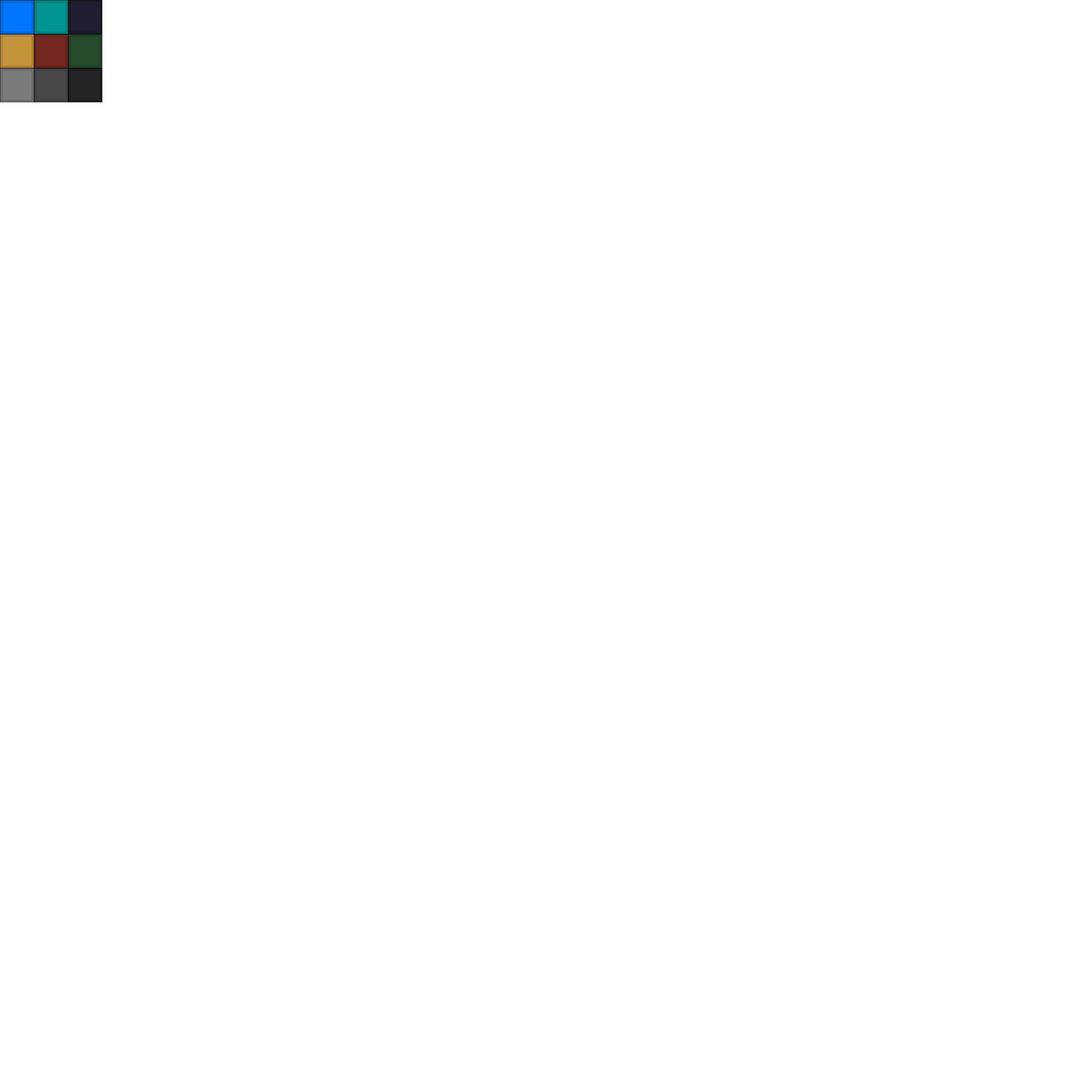
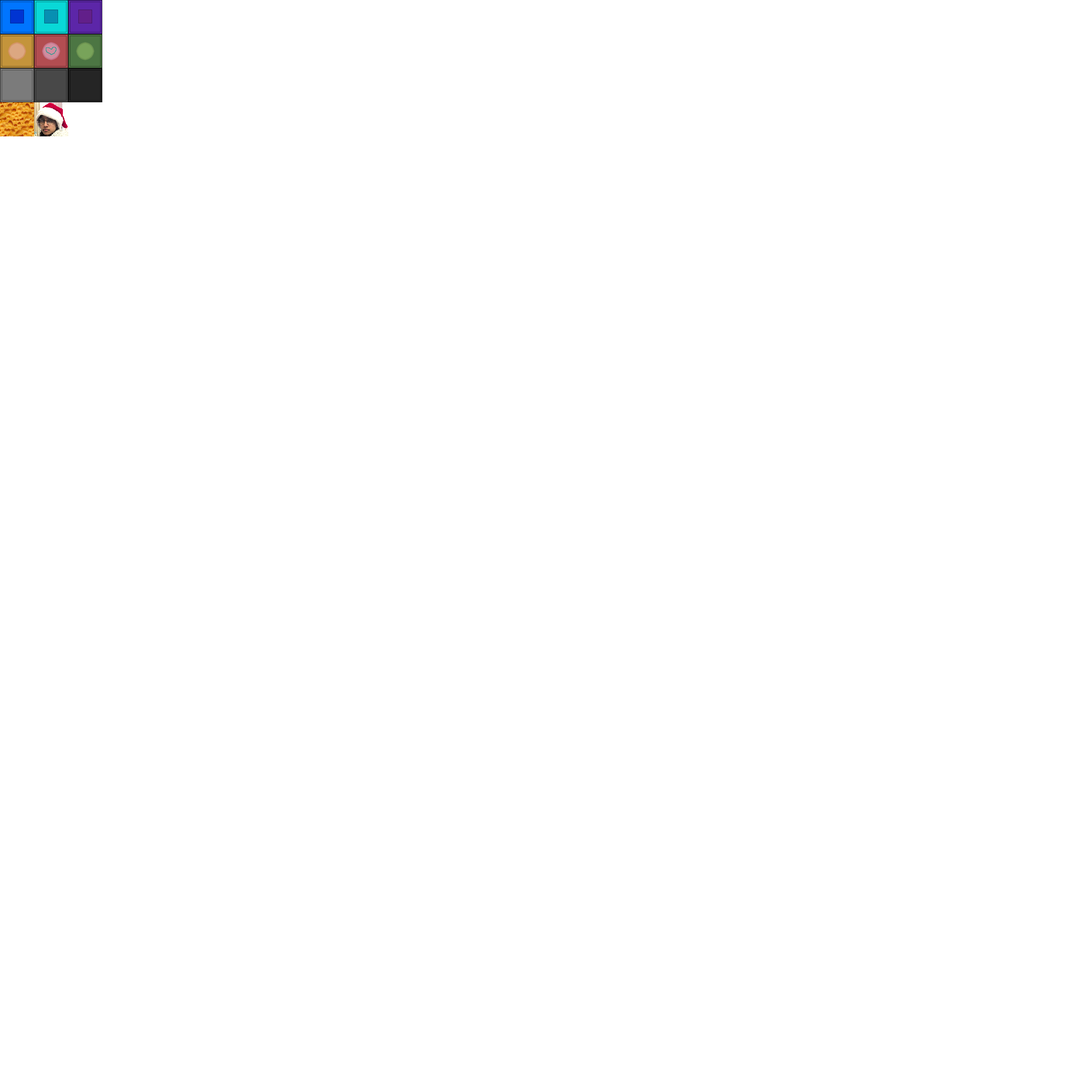
Layers edited between the first and the second 1091 × 1091 image:
painted on "Background" over (0, 0, 103, 137)
